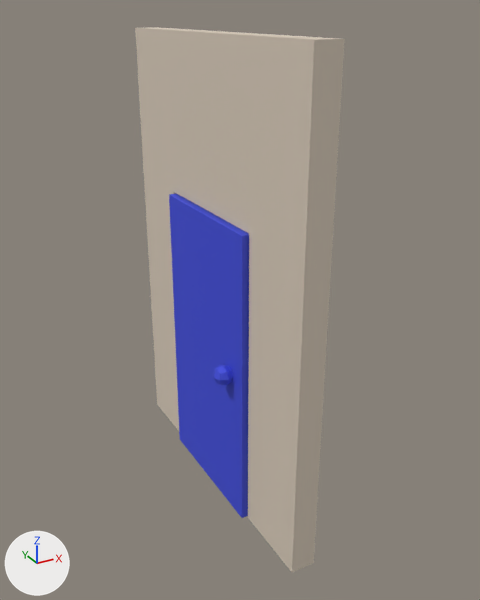
One commit to the FBX model ggj-2019/Assets/Graphics/Models/Segment_Door.fbx: the scene before it, then after it.
Before and after are seen from a 50 mm camera at (-2.43, -5.48, 4.4) aimed at (0.23, -0.66, 1.99). Every picture has the same lights, and +X, +Y and +Z are marked at lower left.
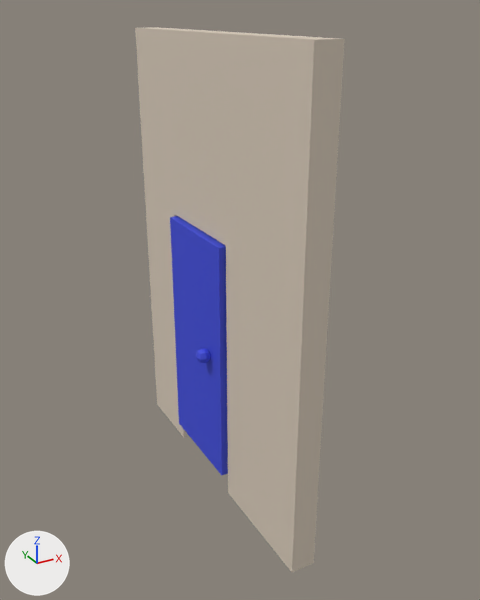
Location of each change, (x1, y1, x2, y2) in pixels of the pictures (480 x 600 px; the box of a moved part takes in the faces that stretch with it):
'Cube.009', reshaped (27% narrower, 20% shorter): before (169, 194, 249, 518); after (170, 216, 228, 475)
part 1 of me_cube_005, moved or reshaped: (166, 190, 253, 519) in both
part 2 of me_cube_011, moved or reshaped: before (213, 365, 233, 385); after (196, 348, 210, 363)
part 3 of me_cube_011, added (blue): after (170, 216, 228, 475)
part 4 of me_cube_011, deleted (blue): before (169, 194, 249, 518)

Edits to the bpy script that builds the scene:
```text
Change me_cube_011:
    where me_cube_011.from_pydata(...)  # 34 vertices, 30 faces; spans x -0.32..0.06, y -1.42..0.0, z -2.77..0.0
    used by ob_cube_009; location = (0.114, 0.222, 2.794)
    me_cube_011 part 2: the loose piece of 26 vertices spanning x -0.32..-0.13, y -1.29..-1.1, z -1.42..-1.23 is scaled about its middle by 0.771, then moved by (0.0, 0.41, 0.0)
    me_cube_011 part 3: a new loose piece, a box spanning x -0.17..0.06, y -1.02..0.0, z -2.56..-0.22, in mat_door (blue #3e4bdb)
    me_cube_011 part 4: the loose piece of 8 vertices spanning x -0.17..0.06, y -1.42..0.0, z -2.77..0.0 is deleted
Change me_cube_005:
    where me_cube_005.from_pydata(...)  # 16 vertices, 10 faces; spans x 0.0..0.22, y -1.98..1.0, z -1.0..3.2
    used by ob_cube_004; location = (0.0, 0.0, 1.028)
    me_cube_005 part 1
    me_cube_005.vertices[8].co: (0.22, -1.22, -1.0) -> (0.22, -0.82, -1.0)
    me_cube_005.vertices[9].co: (0.0, -1.22, -1.0) -> (0.0, -0.82, -1.0)  # pixel (247, 517) -> pixel (227, 492)
    me_cube_005.vertices[10].co: (0.22, -1.22, 1.78) -> (0.22, -0.82, 1.56)
    me_cube_005.vertices[11].co: (0.0, -1.22, 1.78) -> (0.0, -0.82, 1.56)  # pixel (249, 233) -> pixel (225, 245)
    me_cube_005.vertices[12].co: (0.22, 0.24, 1.78) -> (0.22, 0.24, 1.56)
    me_cube_005.vertices[13].co: (0.0, 0.24, 1.78) -> (0.0, 0.24, 1.56)  # pixel (173, 191) -> pixel (174, 214)
```
